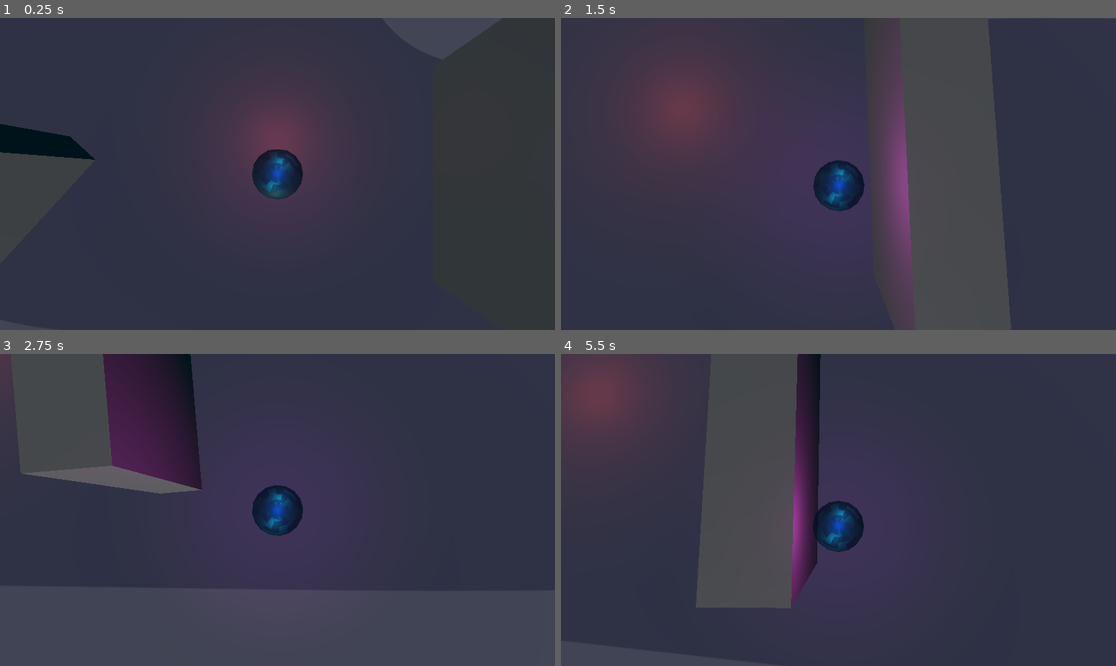
Above: before the commit, frames 1-4 (two rows, left to right).
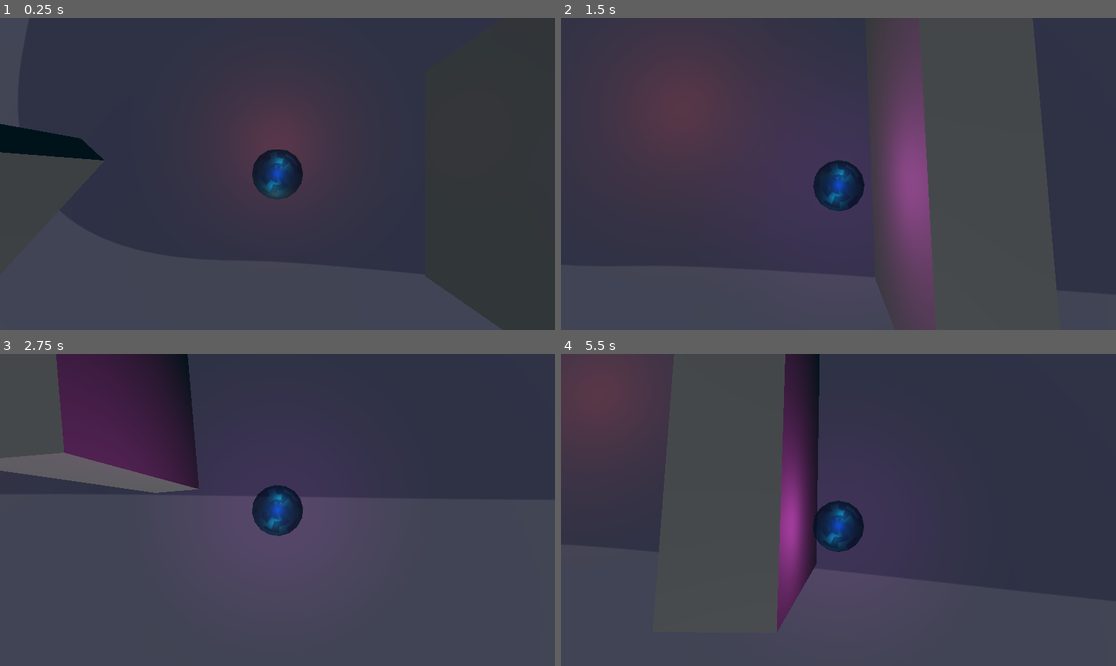
Above: after the commit, the same moments.

Repository: MrMinimal/ggj-2025
Game: Godot game, scene res://main.tscn
Same seed, same stepped clock (60 frames per second), same inputs: the game is played once before the commit and once after it.
Inputs:
- Up to frame 1 (0.25 s): no input
- Up to frame 2 (1.5 s): hold D (move_right) 0.53-1.28 s; hold S (move_backward) from 1.28 s (still down)
- Up to frame 3 (2.75 s): release S (move_backward) at 2.03 s; hold D (move_right) from 2.03 s (still down)
- Up to frame 4 (5.5 s): release D (move_right) at 2.78 s; hold W (move_forward) 2.78-3.53 s; hold A (move_left) 3.53-5.03 s; tap Enter at 5 s; hold S (move_backward) from 5.03 s (still down)

The runs differ from the first frame. In frame 1, 0.1% of the frame differs, in the area x 12-19%, y 38-46%; in frame 2, 2.2%; in frame 3, 3.9%; in frame 4, 5.2%, in the area x 16-47%, y 0-90%.

Commit message:
Add background texture

Diff:
--- a/scenes/level_0/level_0.tscn
+++ b/scenes/level_0/level_0.tscn
@@ -11,7 +11,7 @@
 [node name="Level0" type="Node3D"]
 
 [node name="CSGBox3D" type="CSGBox3D" parent="."]
-transform = Transform3D(100, 0, 0, 0, 1, 0, 0, 0, 100, 0, 0, 0)
+transform = Transform3D(100, 0, 0, 0, 1, 0, 0, 0, 100, 3.52905, -0.497715, -1.86962)
 size = Vector3(1, 0.25293, 1)
 material = SubResource("StandardMaterial3D_7nfv4")
 
